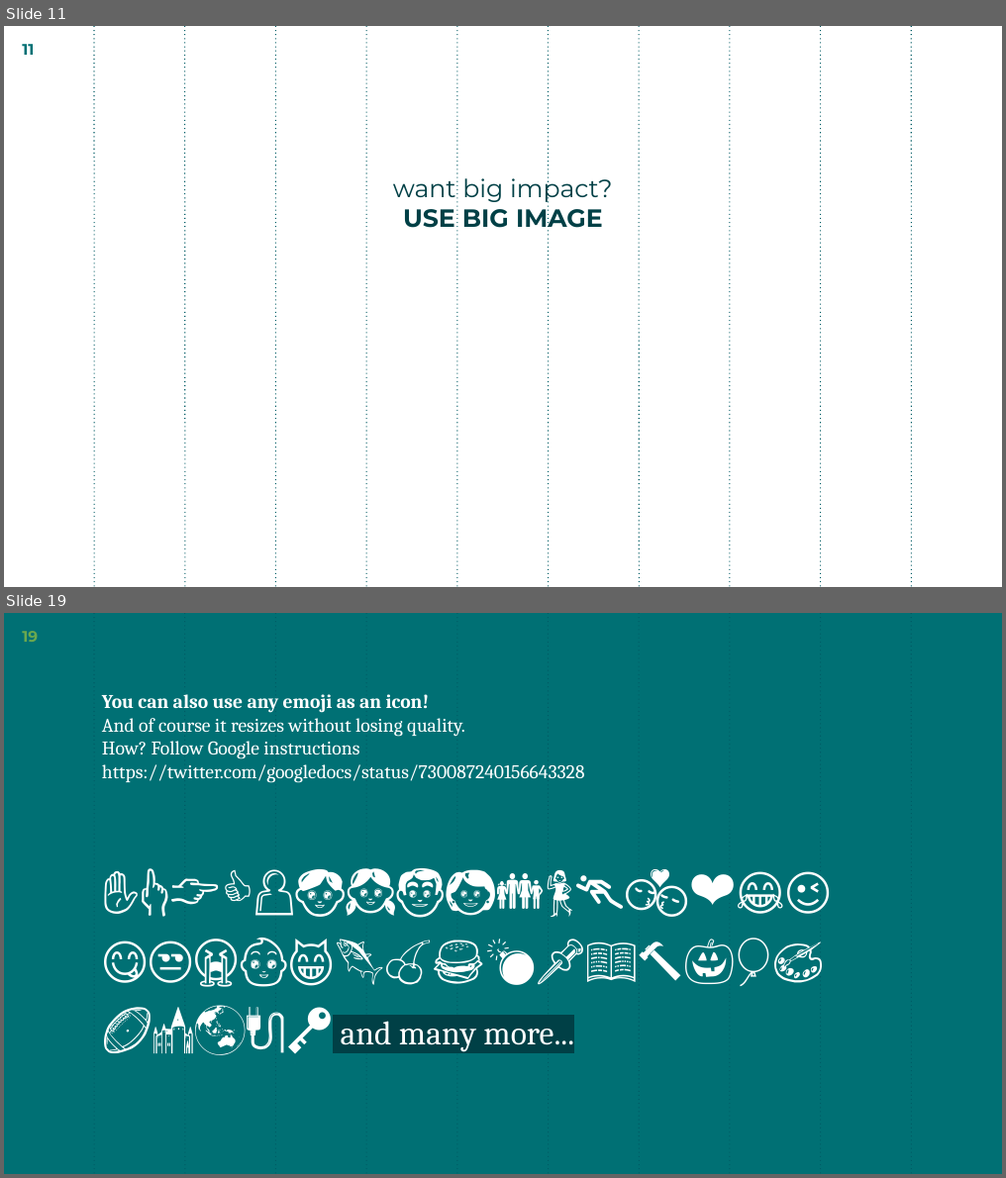
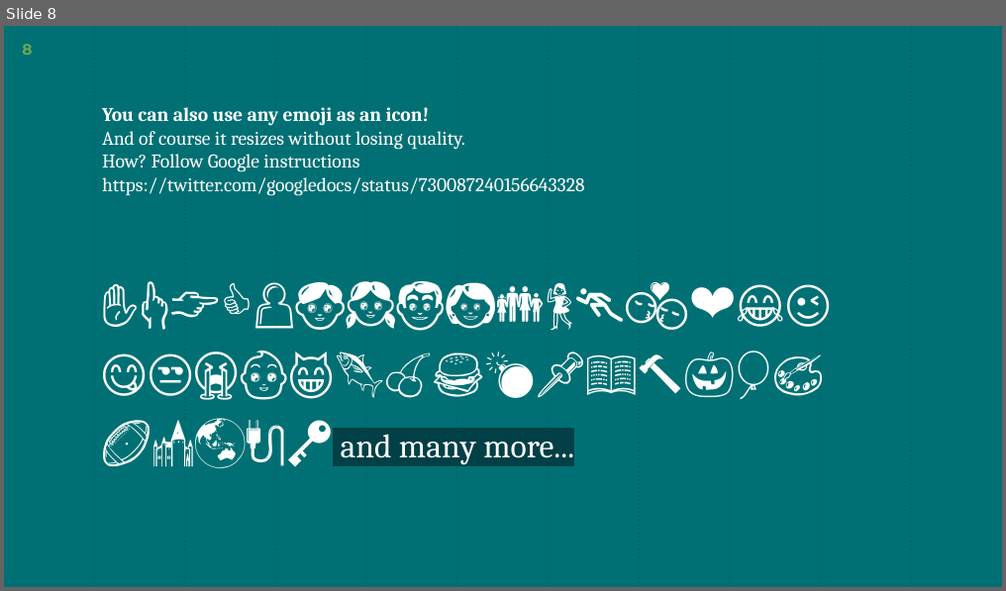
Before and after one commit to JF-Cotza/JosephCotza_5_31082021, a slide deck: Soutenance/Oniroco.pptx. Shown one above the other, each under a label of ours: slides 11 and 19 before the commit, slide 8 after it; the slides between them are not shown. The pictures are 1006x1178 and 1006x591 pixels, drawn with LibreOffice and Linux fonts; fonts in the diff are those of the drawing; background and template pictures are left out. Boxes give left, top, right and bottom in pixels: in the first picture for what was removed or moved away, otherwise in the second. Text is boxed around its words. In the diff, an @@ line names an element or a change of style, - is before the commit and + after.

```diff
--- a/Soutenance/Oniroco.pptx
+++ b/Soutenance/Oniroco.pptx
@@ slide 11 removed at (4, 26, 1002, 587), background picture (left out); not listed: 10 template elements that a slide beside it also shows @@
@@ page number removed at (22, 44, 34, 55) @@
-11
@@ text removed at (393, 174, 613, 232) @@
-want big impact?
-USE BIG IMAGE
@@ what was slide 19 is now slide 8 @@
@@ page number at (22, 44, 32, 55): text changed @@
-19
+8
```
Also in this commit, not shown: 3 slides changed, 11 other slides removed, 5 other files.
